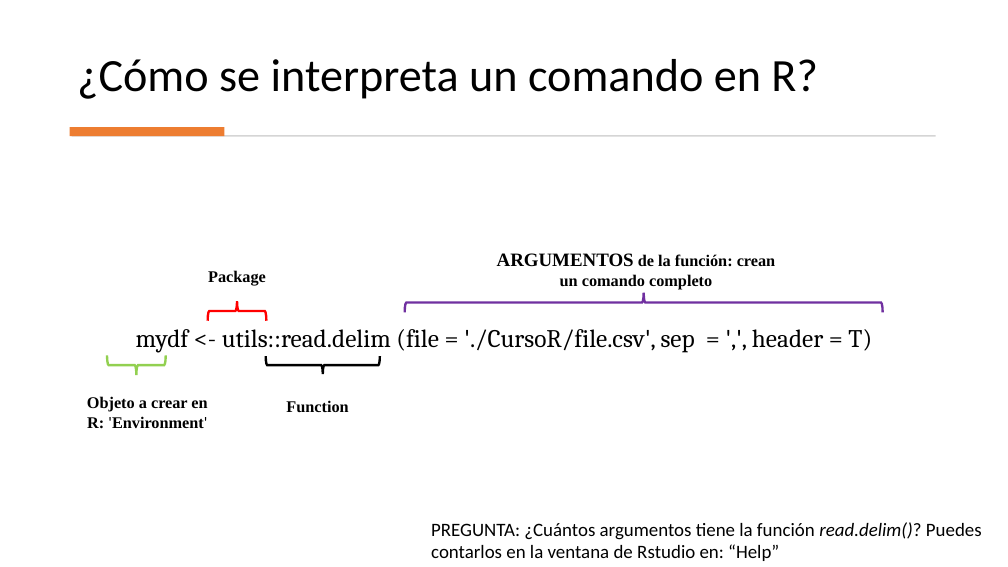
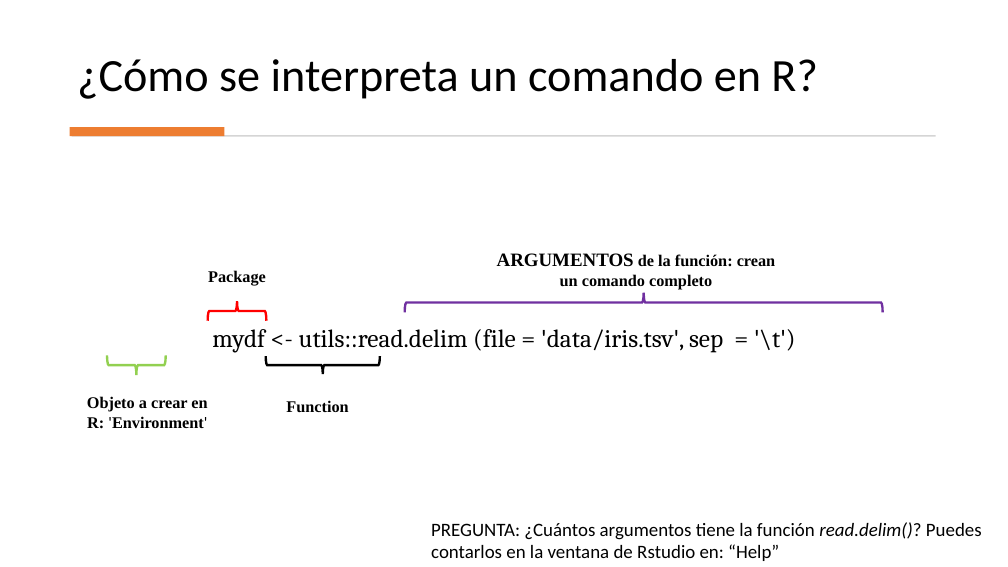
Before and after one commit to MaryoHg/Taller_Intro_R_CICESE-2023, a slide deck: slide 3 of presentaciones/estructura_comando_R_explained.pptx. Drawn at 1008x567 pixels with LibreOffice and Linux fonts; fonts in the diff are those of the drawing. Boxes give left, top, right and bottom in pixels: in the first picture for what was removed or moved away, otherwise in the second. Text is boxed around its words. In the diff, an @@ line names an element or a change of style, - is before the commit and + after.

```diff
--- a/presentaciones/estructura_comando_R_explained.pptx
+++ b/presentaciones/estructura_comando_R_explained.pptx
@@ text at box(212, 329, 795, 353): text changed @@
-mydf <- utils::read.delim (file = './CursoR/file.csv', sep = ',', header = T)
+mydf <- utils::read.delim (file = 'data/iris.tsv', sep = '\t')
```
Also in this commit, not shown: 2 other slides changed.
